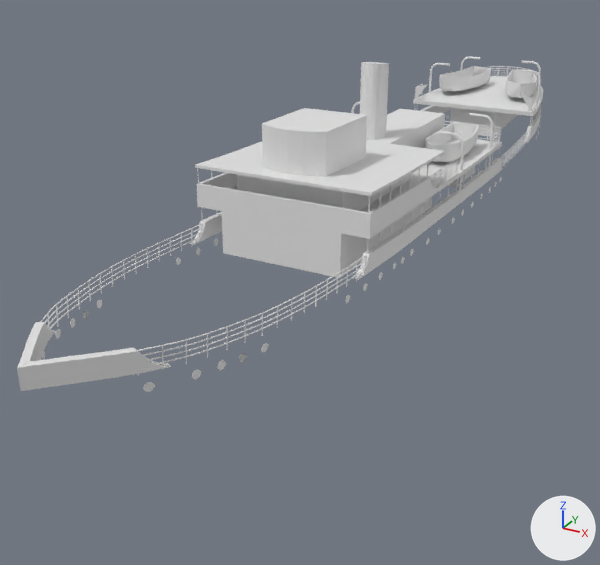
Two versions of the Blender file Carl-Hoepcke-Boat/firstFullBoatHull.blend, one commit apart.
Camera for both pictures: a camera (50 mm lens) standing at (20.9, -40.0, 19.5) and looking at (-3.2, 3.8, -2.4). Lighting does not change. The marker at lower right points along +X, +Y and +Z.

Objects in the first picture: 'Cube.003', 'NurbsCurve', 'center bevel', 'front bevel', 'front horizontal rail', 'front vertical rail', 'lifeboat', 'lifeboat.001', 'main_back', 'main_middle', 'second floor'.
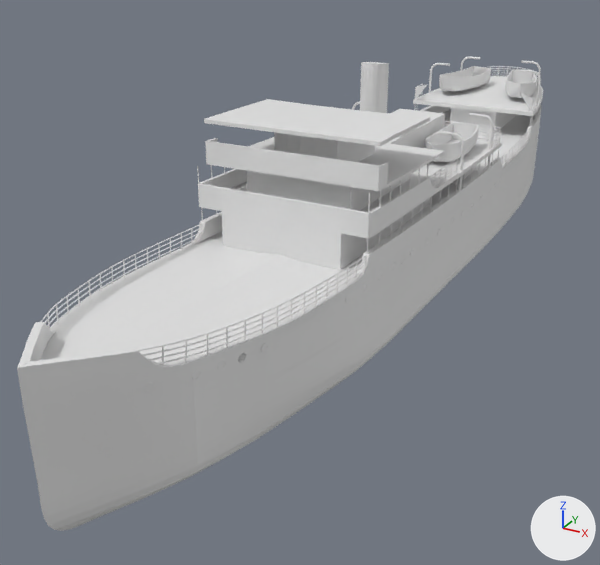
What differs and where, as boxes (x1, y1, x2, y2) in the pictures (600 x 565 px):
'HULL', shown
    after: (21, 109, 540, 531)
'second floor', reshaped
    before: (195, 109, 445, 211)
    after: (205, 109, 445, 211)
'Cube.003', reshaped, moved
    before: (262, 108, 367, 177)
    after: (204, 99, 430, 162)
part 1 of me_cube_001, built on
    before: (195, 153, 399, 211)
    after: (205, 137, 438, 211)

The change, as a diff of the scene's bpy script:
```diff
--- a/Carl-Hoepcke-Boat/firstFullBoatHull.blend.py
+++ b/Carl-Hoepcke-Boat/firstFullBoatHull.blend.py
@@ me_cube_001 @@
 # used by ob_second_floor; location = (0.69, 33.38, 3.96); rotation_euler = (0.0487, 0.0, 0.0), in degrees (2.8, 0, 0); scale = (1.95, 4.1, 1.08)
-me_cube_001.from_pydata(...)  # 44 vertices, 37 faces; spans x -0.35..2.32, y -9.14..-4.17, z 1.47..4.73
+me_cube_001.from_pydata(...)  # 95 vertices, 79 faces; spans x -0.35..2.32, y -8.9..-4.17, z 1.47..5.69
+# me_cube_001 part 1: 15 vertices moved from x -0.35..2.32, y -9.14..-8.89, z 2.6..4.73 to x -0.35..2.32, y -8.86..-8.65, z 2.52..4.64; 4 vertices removed from x -0.35..2.32, y -9.14..-8.89, z 4.57..4.64; 55 vertices added at x -0.35..2.32, y -8.9..-6.57, z 3.78..5.69
@@ me_cube_005 @@
 # used by ob_cube_003; location = (0.37, 33.82, 3.96); rotation_euler = (0.0487, 0.0, 0.0), in degrees (2.8, 0, 0); scale = (1.95, 4.1, 1.08)
-me_cube_005.from_pydata(...)  # 16 vertices, 9 faces; spans x -0.19..0.83, y -8.99..-7.65, z 4.23..6.82
+me_cube_005.from_pydata(...)  # 49 vertices, 36 faces; spans x -0.19..2.48, y -9.3..-7.65, z 4.17..6.89
+# me_cube_005 part 2: 8 vertices moved from x -0.19..0.83, y -8.99..-7.65, z 4.23..6.52 to x -0.19..0.83, y -8.99..-7.65, z 4.17..6.44; 33 vertices added at x -0.19..2.48, y -9.3..-7.65, z 6.3..6.89
@@ ob_hull @@
 _m = ob_hull.modifiers.new('Mirror', 'MIRROR')
 _m.use_clip = True
-ob_hull.hide_set(True)
@@ ob_cube_003 @@
 ob_cube_003 = bpy.data.objects.new('Cube.003', me_cube_005)
-ob_cube_003.location = (0.37, 33.82, 3.96)
+ob_cube_003.location = (0.37, 35.1, 3.96)
 ob_cube_003.rotation_euler = (0.0487, 0.0, 0.0)  # degrees (2.8, 0, 0)
```
